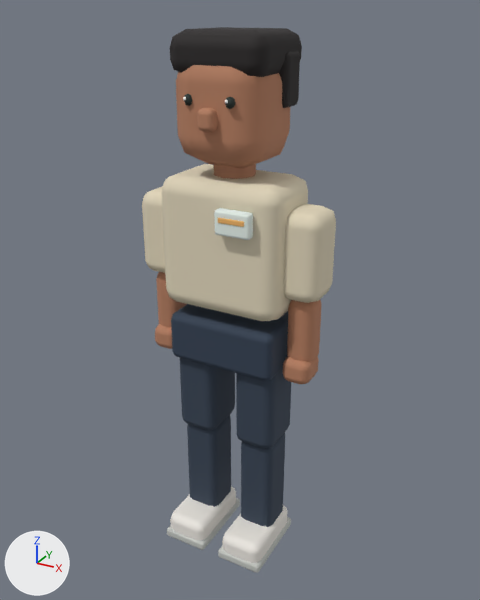
Before and after pictures for a commit that changed the glTF model public/models/participant-cream.glb.
The view is the same before and after, from a 50 mm camera at (1.009, -1.786, 0.952) aimed at (0.01, 0.032, 0.043). Every picture has the same lights, and +X, +Y and +Z are marked at lower left. The first picture is the older version. Vertices at exactly the same position are counted once.
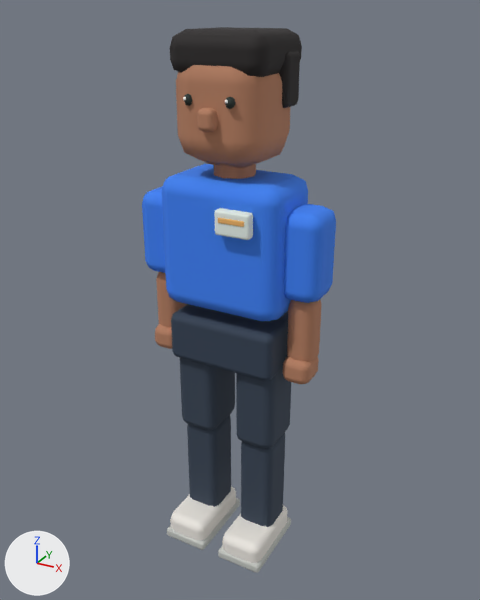
Boxes [x1, y1, x2, y2] around the edits, measured in the pictures (480 x 600 px):
part 1 of me_mesh_0, recoloured (beige to blue)
    both: [142, 164, 336, 321]

Patch to the scene script:
```diff
--- a/public/models/participant-cream.glb.py
+++ b/public/models/participant-cream.glb.py
@@ me_mesh_0 @@
 me_mesh_0.from_pydata(...)  # 1360 vertices, 2608 faces; spans x -0.33..0.33, y -0.18..0.18, z -0.91..0.9
 # used by ob_mesh_0; location = (0.0, 0.0, 0.0)
+# me_mesh_0 part 1: 324 faces centred in x -0.33..0.33, y -0.12..0.15, z 0.04..0.48 are repainted in the vertex colours; the middle colour goes from beige #e3d8bd to blue #3b82f6
 me_mesh_0.materials.append(mat_material_0)
```
